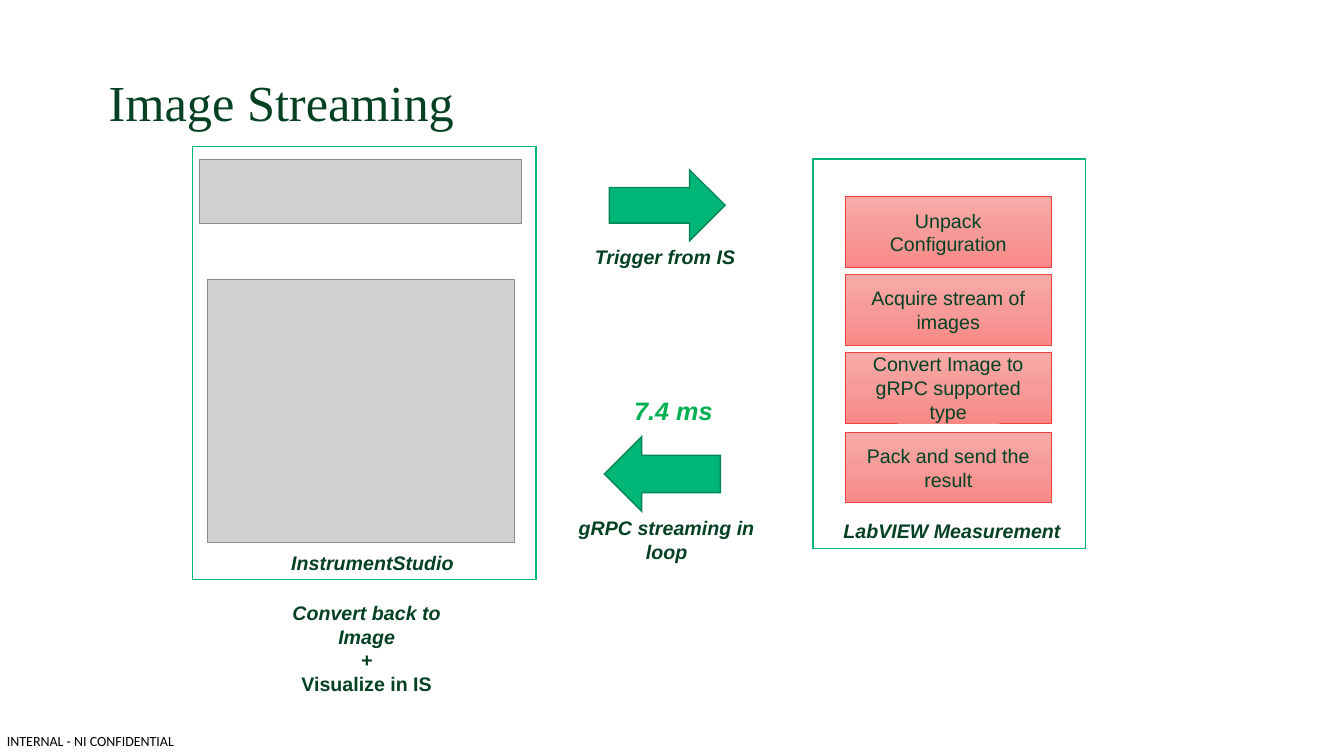
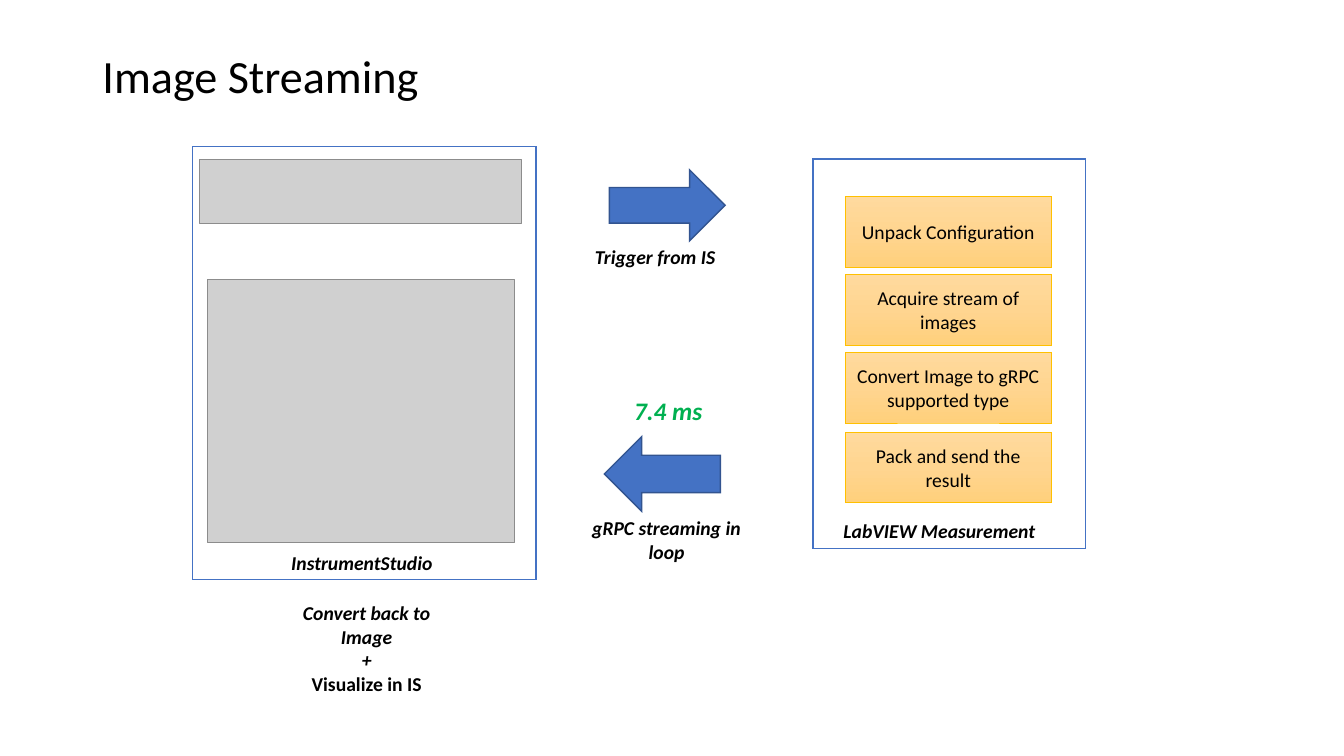
Before and after one commit to ni/measurement-plugin-labview, a slide deck: slide 4 of Source/Example Measurements/Image rendering/Image Transfer in MeasurementLink example.pptx. Drawn at 1344x756 pixels with LibreOffice and Linux fonts; fonts in the diff are those of the drawing; grey boxes stand for pictures. Boxes give left, top, right and bottom in pixels: in the first picture for what was removed or moved away, otherwise in the second. Text is boxed around its words. In the diff, an @@ line names an element or a change of style, - is before the commit and + after.

```diff
--- a/Source/Example Measurements/Image rendering/Image Transfer in MeasurementLink example.pptx
+++ b/Source/Example Measurements/Image rendering/Image Transfer in MeasurementLink example.pptx
@@ title "Image Streaming": place and size @@
-title "Image Streaming" at (109, 87, 454, 131)
+title "Image Streaming" at (102, 61, 419, 101)
@@ title "Image Streaming" at (102, 61, 419, 101): size 36 to 33 pt, font Times New Roman to Calibri, text colour #044123 to #000000; vertical alignment top to middle @@
@@ rectangle at (193, 147, 536, 580): outline #00B677 1 pt to #4472C4 1 pt @@
@@ right arrow at (610, 169, 726, 241): fill #00B677 to #4472C4; outline #008758 1 pt to #325491 1 pt @@
@@ rectangle at (814, 159, 1086, 549): outline #00B677 1 pt to #4472C4 1 pt @@
@@ text "7.4 ms" at (634, 403, 702, 420): font Arial to Calibri @@
@@ left arrow at (605, 437, 721, 511): fill #00B677 to #4472C4; outline #008758 1 pt to #325491 1 pt @@
@@ font Arial to Calibri, text colour #044123 to #000000; fill gradient #F8AAA8 to #F69C9A to #F98986 to gradient #FFDB9E to #FFD590 to #FFD07C; outline #EF453E 0.5 pt to #FFC000 0.5 pt in 4 elements at (845, 197, 1052, 267), (845, 274, 1052, 345), (845, 352, 1052, 422), (845, 433, 1052, 503) @@
@@ font Arial to Calibri, text colour #044123 to #000000 in 5 elements at (843, 524, 1035, 538), (595, 250, 715, 268), (592, 521, 741, 562), (303, 606, 430, 691), (291, 556, 432, 570) @@
@@ text removed at (7, 737, 174, 746) @@
-INTERNAL - NI CONFIDENTIAL
```
Also in this commit, not shown: 4 other slides changed.
